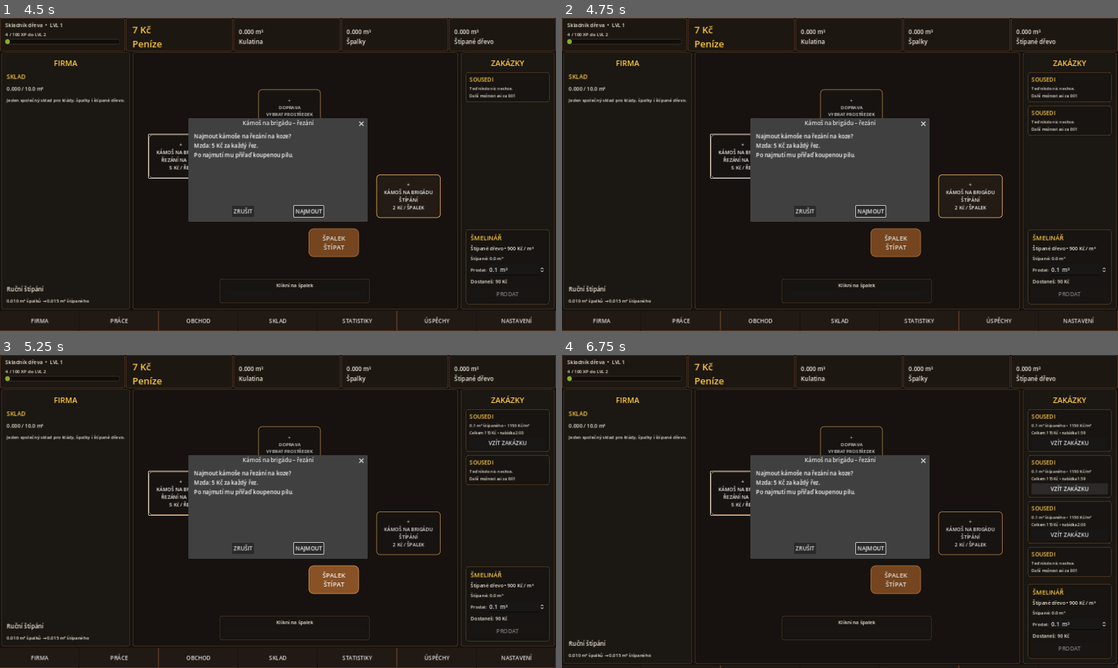
Above: before the commit, frames 1-4 (two rows, left to right).
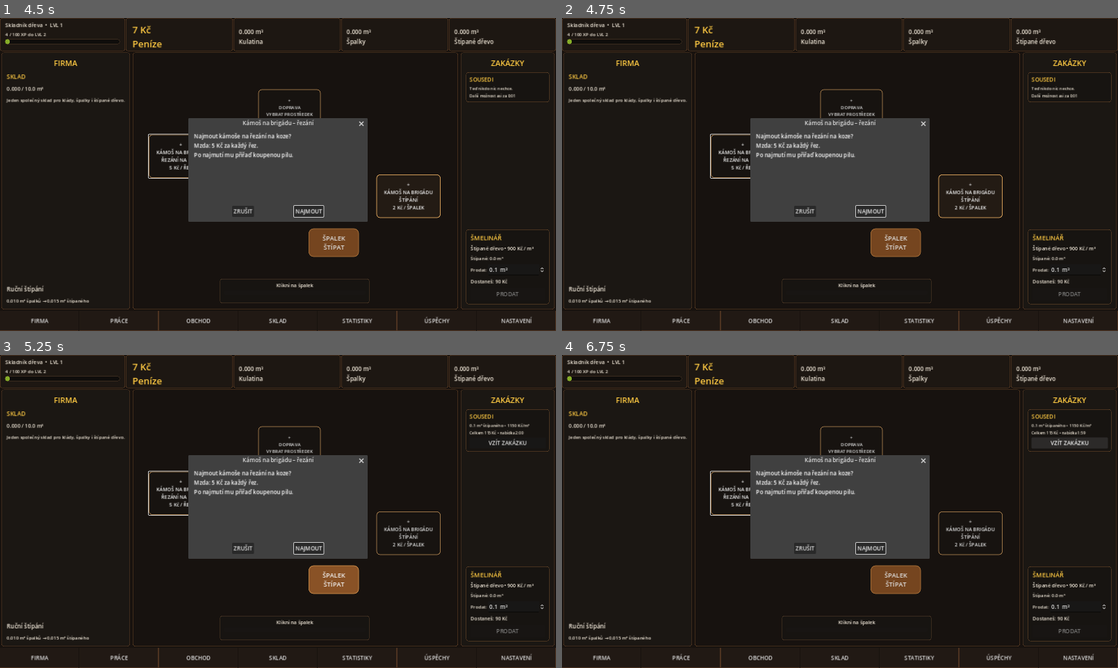
Above: after the commit, the same moments.

Repository: welewan-code/Lumberjack-John
Game: Godot game, scene res://Main.tscn
Same seed, same stepped clock (60 frames per second), same inputs: the game is played once before the commit and once after it.
Inputs:
- Up to frame 1 (4.5 s): click "SEKNOUT" at 0.5 s; click "ODEJÍT Z PRÁCE" at 1.25 s; click "PŘIJMOUT PRÁCI" at 2 s; click "FIRMA" at 2.75 s; click "+ KÁMOŠ NA BRIGÁDU ŘEZÁNÍ NA …" at 3.5 s; click "+ KÁMOŠ NA BRIGÁDU ŠTÍPÁNÍ 2 …" at 4.25 s
- Up to frame 2 (4.75 s): no input
- Up to frame 3 (5.25 s): click "ŠPALEK ŠTÍPAT" at 5 s
- Up to frame 4 (6.75 s): click "+ DOPRAVA VYBRAT PROSTŘEDEK" at 5.75 s; click "VZÍT ZAKÁZKU" at 6.5 s

Frame 1 is identical in both runs. In frame 2, 0.3% of the frame differs, in the area x 83-99%, y 28-38%; in frame 3, 0.3%; in frame 4, 3.3%, in the area x 0-100%, y 32-100%.

Commit message:
Stabilize contract panel refresh

Diff:
--- a/contract_manager.gd
+++ b/contract_manager.gd
@@ -47,8 +47,6 @@
 
 func can_accept_delivery(amount: float = DELIVERY_STEP_M3) -> bool:
 	_cleanup_expired(_now())
-	if active_contracts.is_empty():
-		return false
 	for contract: Dictionary in active_contracts:
 		var remaining: float = float(contract.get("volume_m3", 0.0)) - float(contract.get("delivered_m3", 0.0))
 		if remaining + 0.0001 >= amount:
@@ -56,14 +54,12 @@
 	return false
 
 func register_delivery(main: Node, amount: float = DELIVERY_STEP_M3) -> Dictionary:
-	var now: int = _now()
-	_cleanup_expired(now)
+	_cleanup_expired(_now())
 	for index: int in range(active_contracts.size()):
 		var contract: Dictionary = active_contracts[index]
 		var volume: float = float(contract.get("volume_m3", 0.0))
 		var delivered: float = float(contract.get("delivered_m3", 0.0))
-		var remaining: float = volume - delivered
-		if remaining + 0.0001 < amount:
+		if volume - delivered + 0.0001 < amount:
 			continue
 		contract["delivered_m3"] = snappedf(delivered + amount, 0.1)
 		active_contracts[index] = contract
@@ -87,31 +83,19 @@
 
 func _generate_offer(now: int) -> void:
 	var volume: float = float(randi_range(1, 5)) / 10.0
-	var price: int = _roll_price()
-	current_offer = {
-		"id": next_id,
-		"volume_m3": volume,
-		"price_per_m3": price,
-		"expires_at": now + OFFER_LIFETIME
-	}
+	current_offer = {"id": next_id, "volume_m3": volume, "price_per_m3": _roll_price(), "expires_at": now + OFFER_LIFETIME}
 	next_id += 1
 	next_offer_at = 0
 	ui_signature = ""
 
 func _roll_price() -> int:
 	var roll: int = randi_range(1, 100)
-	if roll <= 25:
-		return 1100
-	if roll <= 45:
-		return 1125
-	if roll <= 62:
-		return 1150
-	if roll <= 76:
-		return 1175
-	if roll <= 87:
-		return 1200
-	if roll <= 95:
-		return 1225
+	if roll <= 25: return 1100
+	if roll <= 45: return 1125
+	if roll <= 62: return 1150
+	if roll <= 76: return 1175
+	if roll <= 87: return 1200
+	if roll <= 95: return 1225
 	return 1250
 
 func _schedule_next_offer(now: int) -> void:
@@ -162,7 +146,7 @@
 	if existing != null and signature == ui_signature:
 		return
 	if existing != null:
-		existing.queue_free()
+		existing.free()
 	var panel: PanelContainer = PanelContainer.new()
 	panel.name = "NeighborContractsPanel"
 	panel.add_theme_stylebox_override("panel", _style(main, "#171411", "#79512e", 7, 1))
@@ -178,11 +162,9 @@
 	var title: Label = _label(main, "SOUSEDI", 16)
 	title.add_theme_color_override("font_color", Color("#ffca42"))
 	content.add_child(title)
-
 	if current_offer.is_empty():
-		var wait_seconds: int = maxi(0, next_offer_at - now)
 		content.add_child(_label(main, "Teď nikdo nic nechce.", 12))
-		content.add_child(_label(main, "Další možnost asi za %s" % _time_text(wait_seconds), 11))
+		content.add_child(_label(main, "Další možnost asi za %s" % _time_text(maxi(0, next_offer_at - now)), 11))
 	else:
 		var volume: float = float(current_offer.get("volume_m3", 0.0))
 		var price: int = int(current_offer.get("price_per_m3", 0))
@@ -195,7 +177,6 @@
 		accept.custom_minimum_size.y = 30
 		accept.pressed.connect(_accept_offer)
 		content.add_child(accept)
-
 	if not active_contracts.is_empty():
 		content.add_child(_label(main, "ROZJETÉ ZAKÁZKY: %d" % active_contracts.size(), 12))
 		for contract: Dictionary in active_contracts:
@@ -203,7 +184,6 @@
 			var delivered: float = float(contract.get("delivered_m3", 0.0))
 			var left: int = maxi(0, int(contract.get("expires_at", 0)) - now)
 			content.add_child(_label(main, "%.1f/%.1f m³ • %s" % [delivered, volume, _time_text(left)], 11))
-
 	box.add_child(panel)
 	box.move_child(panel, 1)
 	ui_signature = signature
@@ -219,67 +199,49 @@
 
 func _jobs_box(main: Node) -> VBoxContainer:
 	var host_value: Variant = main.get("content_host")
-	if not (host_value is MarginContainer):
-		return null
+	if not (host_value is MarginContainer): return null
 	var host: MarginContainer = host_value as MarginContainer
-	if host.get_child_count() == 0:
-		return null
+	if host.get_child_count() == 0: return null
 	var row: Node = host.get_child(0)
-	if not (row is HBoxContainer) or row.get_child_count() < 3:
-		return null
+	if not (row is HBoxContainer) or row.get_child_count() < 3: return null
 	var right: Node = row.get_child(2)
-	if not (right is PanelContainer) or right.get_child_count() == 0:
-		return null
+	if not (right is PanelContainer) or right.get_child_count() == 0: return null
 	var margin: Node = right.get_child(0)
-	if not (margin is MarginContainer) or margin.get_child_count() == 0:
-		return null
+	if not (margin is MarginContainer) or margin.get_child_count() == 0: return null
 	var box: Node = margin.get_child(0)
-	if box is VBoxContainer:
-		return box as VBoxContainer
+	if box is VBoxContainer: return box as VBoxContainer
 	return null
 
 func _time_text(seconds: int) -> String:
-	var minutes: int = seconds / 60
-	var rest: int = seconds % 60
-	return "%d:%02d" % [minutes, rest]
+	return "%d:%02d" % [seconds / 60, seconds % 60]
 
 func _now() -> int:
 	return int(Time.get_unix_time_from_system())
 
 func _main_state(main: Node) -> Dictionary:
 	var value: Variant = main.get("state")
-	if value is Dictionary:
-		return value as Dictionary
+	if value is Dictionary: return value as Dictionary
 	return {}
 
 func _save_state() -> void:
 	var file: FileAccess = FileAccess.open(SAVE_PATH, FileAccess.WRITE)
-	if file == null:
-		return
-	file.store_string(JSON.stringify({
-		"current_offer": current_offer,
-		"active_contracts": active_contracts,
-		"next_offer_at": next_offer_at,
-		"next_id": next_id
-	}))
+	if file != null:
+		file.store_string(JSON.stringify({"current_offer": current_offer, "active_contracts": active_contracts, "next_offer_at": next_offer_at, "next_id": next_id}))
 
 func _load_state() -> void:
-	if not FileAccess.file_exists(SAVE_PATH):
-		return
+	if not FileAccess.file_exists(SAVE_PATH): return
 	var file: FileAccess = FileAccess.open(SAVE_PATH, FileAccess.READ)
-	if file == null:
-		return
+	if file == null: return
 	var parsed: Variant = JSON.parse_string(file.get_as_text())
-	if not (parsed is Dictionary):
-		return
+	if not (parsed is Dictionary): return
 	var data: Dictionary = parsed as Dictionary
 	var offer_value: Variant = data.get("current_offer", {})
-	if offer_value is Dictionary:
-		current_offer = offer_value as Dictionary
+	if offer_value is Dictionary: current_offer = offer_value as Dictionary
 	var active_value: Variant = data.get("active_contracts", [])
 	if active_value is Array:
 		active_contracts.clear()
-		for item: Variant in active_value as Array:
+		var loaded_array: Array = active_value as Array
+		for item: Variant in loaded_array:
 			if item is Dictionary:
 				active_contracts.append(item as Dictionary)
 	next_offer_at = int(data.get("next_offer_at", 0))
@@ -287,14 +249,12 @@
 
 func _label(main: Node, text_value: String, size: int) -> Label:
 	var value: Variant = main.call("make_label", text_value, size)
-	if value is Label:
-		return value as Label
+	if value is Label: return value as Label
 	var label: Label = Label.new()
 	label.text = text_value
 	return label
 
 func _style(main: Node, bg: String, border: String, radius: int, width: int) -> StyleBoxFlat:
 	var value: Variant = main.call("panel_style", bg, border, radius, width)
-	if value is StyleBoxFlat:
-		return value as StyleBoxFlat
+	if value is StyleBoxFlat: return value as StyleBoxFlat
 	return StyleBoxFlat.new()
